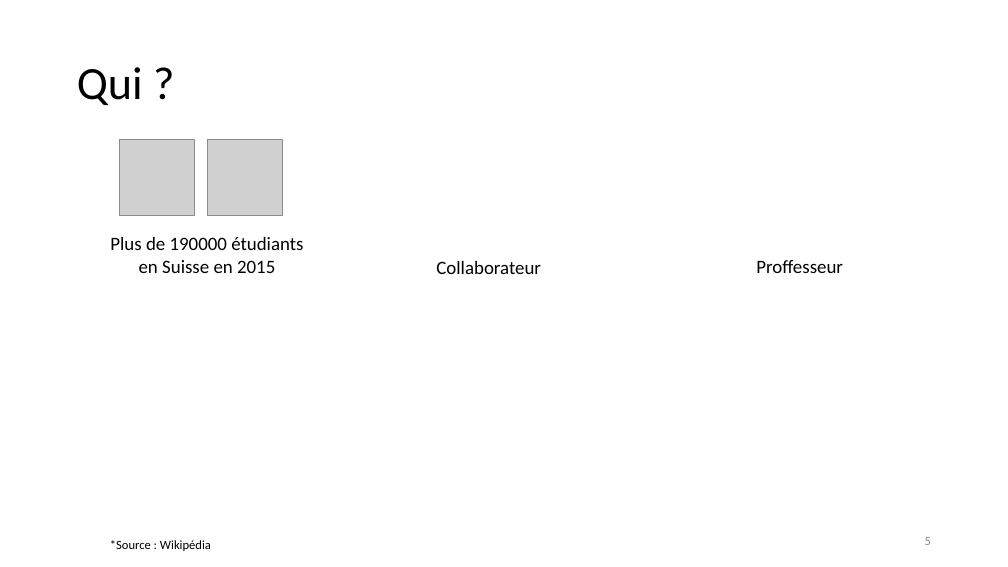
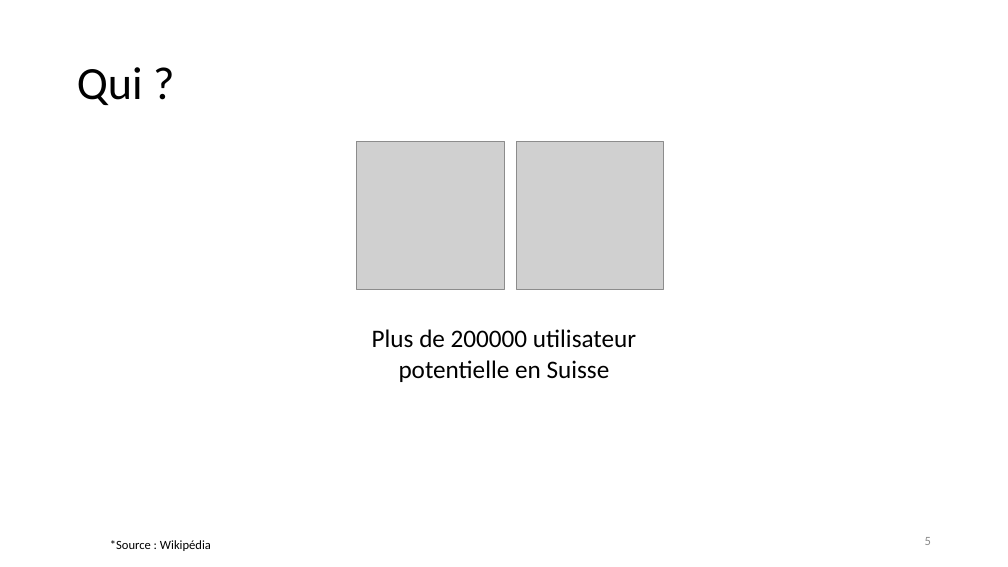
Before and after one commit to unige-pinfo-2019/PInfo1, a slide deck: slide 5 of Docs/UNIbay_DeskPitch.pptx. Drawn at 1008x567 pixels with LibreOffice and Linux fonts; fonts in the diff are those of the drawing; grey boxes stand for pictures. Boxes give left, top, right and bottom in pixels: in the first picture for what was removed or moved away, otherwise in the second. Text is boxed around its words. In the diff, an @@ line names an element or a change of style, - is before the commit and + after.

```diff
--- a/Docs/UNIbay_DeskPitch.pptx
+++ b/Docs/UNIbay_DeskPitch.pptx
@@ picture: place and size @@
-picture at [119,140,195,216]
+picture at [357,142,504,290]
@@ picture: place and size @@
-picture at [207,140,283,216]
+picture at [516,142,664,290]
@@ text removed at [436,261,541,274] @@
-Collaborateur
@@ text removed at [756,260,843,273] @@
-Proffesseur
@@ text at [372,329,636,382]: text changed; size 18 to 24 pt @@
-Plus de 190000 étudiants en Suisse en 2015
+Plus de 200000 utilisateur potentielle en Suisse
```
Also in this commit, not shown: 5 other slides changed, 2 slides added, 2 slides removed.
